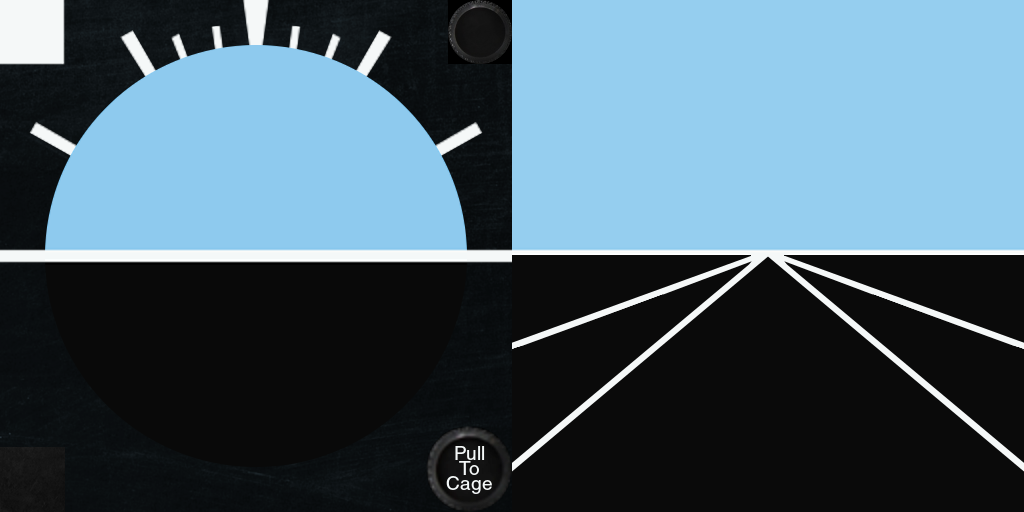
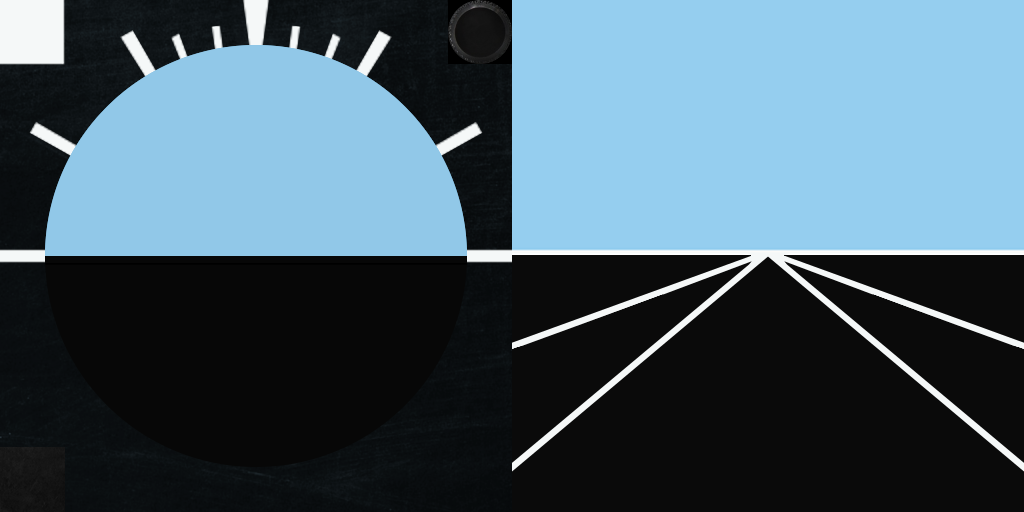
Layers edited between the first and the second 1024px x 512px image:
hid "Clipboard #4" over [426, 426, 512, 512]
painted on "circle" over [45, 45, 467, 467]
